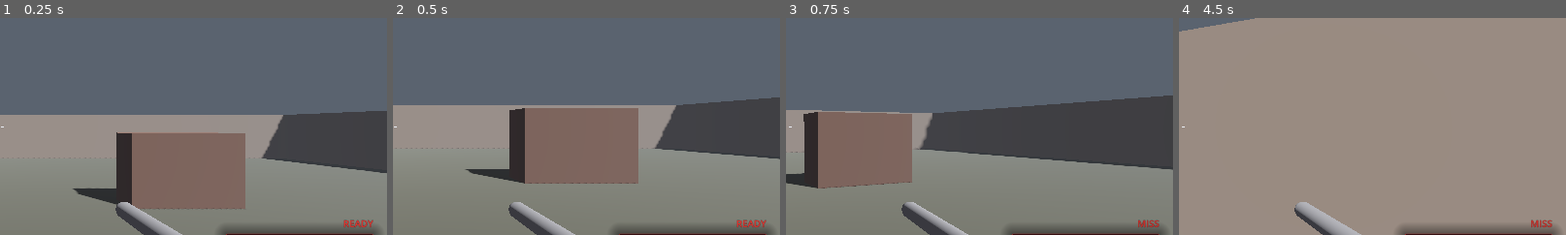
Above: before the commit, frames 1-4 (left to right).
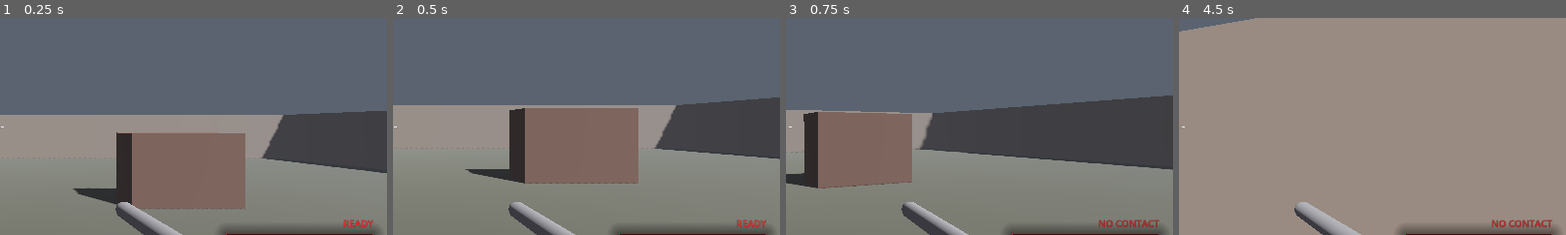
Above: after the commit, the same moments.

Repository: KernPhilipp/Dead-Zones
Game: Godot game, scene res://scenes/main.tscn
Same seed, same stepped clock (60 frames per second), same inputs: the game is played once before the commit and once after it.
Inputs (mouse positions are % of the whole screen's width and height, from its top left):
- Up to frame 1 (0.25 s): no input
- Up to frame 2 (0.5 s): no input
- Up to frame 3 (0.75 s): tap Enter at 0.5 s; move the mouse to (55, 50) at 0.52 s; hold W (move_forward) from 0.53 s (still down); click (55, 50) at 0.6 s
- Up to frame 4 (4.5 s): keep holding W (move_forward); tap Space (jump) at 0.77, 1.52, 3.02, 3.77 s; move the mouse to (45, 50) at 1.27 s; tap Mouse wheel down (weapon_next) at 1.35 s; move the mouse to (52, 48) at 2.02 s; tap Mouse wheel up (weapon_prev) at 2.1 s; move the mouse to (49, 52) at 2.77 s; tap 1 (weapon_slot_1) at 2.85 s; move the mouse to (57, 51) at 3.52 s; tap 2 (weapon_slot_2) at 3.6 s; tap R (reload) at 4.15 s; move the mouse to (42, 49) at 4.27 s; click (42, 49) at 4.35 s
The pictures show only the part of the screen within x 50-100%, y 25-75%; the shares and areas given below are measured in that part.

Frames 1-2 are identical in both runs. In frame 3, 0.3% of the frame differs, in the area x 80-97%, y 92-97%; in frame 4, 0.3%.

Commit message:
Tighten combat HUD messaging

Diff:
--- a/scripts/hud.gd
+++ b/scripts/hud.gd
@@ -75,6 +75,7 @@
 var low_health_panel_pulse: float = 0.0
 var last_wave_number: int = 0
 var wave_clear_announced: bool = false
+var reload_was_active: bool = false
 var tracked_total_eliminations: int = 0
 var tracked_wave_index: int = 0
 var tracked_wave_total: int = 0
@@ -273,32 +274,36 @@
 		ammo_label.modulate = Color(1.0, 0.28, 0.22, 1.0)
 		reserve_label.modulate = Color(0.98, 0.52, 0.42, 0.96)
 		ammo_state_label.modulate = Color(1.0, 0.28, 0.22, 1.0)
+		ammo_state_label.text = "MAG EMPTY"
 		_start_ammo_warning()
 	elif ammo_ratio <= 0.2:
-		current_ammo_state = "EMPTY" if current <= 0 else "LOW AMMO"
+		current_ammo_state = "LOW AMMO"
 		ammo_label.modulate = Color(1.0, 0.34, 0.28, 1.0)
 		reserve_label.modulate = Color(1.0, 0.54, 0.46, 0.96)
 		ammo_state_label.modulate = Color(1.0, 0.34, 0.28, 1.0)
+		ammo_state_label.text = "LOW AMMO"
 		_start_ammo_warning()
 	elif ammo_ratio <= 0.4:
 		current_ammo_state = "CHECK MAG"
 		ammo_label.modulate = Color(1.0, 0.82, 0.35, 1.0)
 		reserve_label.modulate = Color(0.98, 0.82, 0.38, 0.96)
 		ammo_state_label.modulate = Color(1.0, 0.82, 0.35, 0.96)
+		ammo_state_label.text = "CHECK MAG"
 		_stop_ammo_warning()
 	else:
 		current_ammo_state = "READY"
 		ammo_label.modulate = Color(1.0, 1.0, 1.0, 1.0)
 		reserve_label.modulate = Color(0.82, 0.86, 0.92, 0.9)
 		ammo_state_label.modulate = Color(0.82, 0.86, 0.92, 0.9)
+		ammo_state_label.text = "READY"
 		_stop_ammo_warning()
-	ammo_state_label.text = current_ammo_state
 
 func update_reload(active: bool, progress: float):
 	_ensure_nodes()
 	reload_panel.visible = active
 	reload_bar.value = progress * 100.0
 	if active:
+		reload_was_active = true
 		ammo_state_label.text = "RELOADING %02d%%" % int(round(progress * 100.0))
 		ammo_state_label.modulate = Color(1.0, 0.8, 0.35, 1.0)
 		ammo_label.modulate = Color(1.0, 0.92, 0.66, 1.0)
@@ -306,6 +311,10 @@
 		_stop_ammo_warning()
 	else:
 		ammo_state_label.text = current_ammo_state
+		if reload_was_active:
+			reload_was_active = false
+			show_status("RELOAD COMPLETE", Color(0.46, 1.0, 0.56, 1.0), 0.3)
+			show_combat_text("RELOADED", Color(0.76, 1.0, 0.82, 1.0))
 
 func update_wave(wave: int, living_zombies: int, remaining_to_spawn: int):
 	_ensure_nodes()
@@ -373,7 +382,8 @@
 	hit_marker_tween.tween_property(crosshair_root, "scale", Vector2(1.0, 1.0), 0.1)
 	hit_marker_tween.parallel().tween_property(crosshair_root, "modulate", Color(1, 1, 1, 1), 0.14)
 	_show_kill_confirm()
-	show_status("KILL CONFIRMED", Color(0.95, 0.16, 0.12, 1.0), 0.3)
+	show_status("KILL CONFIRMED", Color(1.0, 0.18, 0.12, 1.0), 0.36)
+	show_combat_text("ELIMINATION", Color(1.0, 0.22, 0.16, 1.0))
 
 func show_shot_feedback(hit: bool):
 	_ensure_nodes()
@@ -395,18 +405,19 @@
 		hit_marker_tween.parallel().tween_property(crosshair_root, "modulate", Color(1, 1, 1, 1), 0.16)
 		hit_marker_tween.tween_property(hit_marker, "modulate:a", 0.0, 0.14)
 		hit_marker_tween.tween_callback(func(): hit_marker.visible = false)
-		show_status("HIT", Color(1, 0.35, 0.35, 1), 0.2)
+		show_status("TARGET HIT", Color(1, 0.35, 0.35, 1), 0.18)
 	else:
 		crosshair_root.scale = Vector2(1.0, 1.0)
 		crosshair_root.modulate = Color(1, 1, 1, 1)
 		hit_marker_tween = create_tween()
 		hit_marker_tween.tween_property(crosshair_root, "scale", Vector2(1.08, 1.08), 0.05)
 		hit_marker_tween.tween_property(crosshair_root, "scale", Vector2(1.0, 1.0), 0.08)
-		show_status("MISS", Color(0.9, 0.9, 0.9, 1), 0.15)
+		show_status("NO CONTACT", Color(0.82, 0.84, 0.88, 1), 0.14)
 
 func show_damage_feedback(amount: int, direction: Vector2):
 	_ensure_nodes()
-	show_status("DAMAGE -" + str(amount), Color(1, 0.25, 0.25, 1), 0.35)
+	show_status("TAKING FIRE -" + str(amount), Color(1, 0.25, 0.25, 1), 0.38)
+	show_combat_text("INCOMING", Color(1.0, 0.24, 0.22, 1.0))
 	if damage_flash_tween:
 		damage_flash_tween.kill()
 	damage_flash.modulate = Color(1, 0.15, 0.15, 0.38)
@@ -578,20 +589,21 @@
 		weapon_muzzle.color = Color(0.92, 0.12, 0.08, 1.0)
 
 func _show_combat_label(label: Label, message: String, color: Color, primary: bool):
+	var style: Dictionary = _get_combat_text_style(message, color)
 	label.position = Vector2.ZERO
 	label.text = message
-	label.modulate = color
+	label.modulate = style["color"]
 	label.modulate.a = 0.0
-	label.scale = Vector2(0.86, 0.86)
+	label.scale = style["start_scale"]
 	var tween: Tween = combat_primary_tween if primary else combat_secondary_tween
 	if tween:
 		tween.kill()
 	tween = create_tween()
-	tween.tween_property(label, "modulate:a", 1.0, 0.08)
-	tween.parallel().tween_property(label, "scale", Vector2(1.0, 1.0), 0.1)
-	tween.tween_interval(0.55)
-	tween.tween_property(label, "modulate:a", 0.0, 0.22)
-	tween.parallel().tween_property(label, "position:y", -12.0, 0.22)
+	tween.tween_property(label, "modulate:a", 1.0, float(style["fade_in"]))
+	tween.parallel().tween_property(label, "scale", style["end_scale"], float(style["settle_time"]))
+	tween.tween_interval(float(style["hold_time"]))
+	tween.tween_property(label, "modulate:a", 0.0, float(style["fade_out"]))
+	tween.parallel().tween_property(label, "position:y", float(style["rise_offset"]), float(style["fade_out"]))
 	tween.tween_callback(func():
 		label.text = ""
 		label.position = Vector2.ZERO
@@ -623,21 +635,63 @@
 		kill_confirm_label.offset_bottom = 34.0
 	)
 
+func _get_combat_text_style(message: String, base_color: Color) -> Dictionary:
+	var upper_message: String = message.to_upper()
+	var style: Dictionary = {
+		"color": base_color,
+		"start_scale": Vector2(0.86, 0.86),
+		"end_scale": Vector2(1.0, 1.0),
+		"fade_in": 0.08,
+		"settle_time": 0.1,
+		"hold_time": 0.55,
+		"fade_out": 0.22,
+		"rise_offset": -12.0
+	}
+
+	if upper_message.contains("HEADSHOT"):
+		style["color"] = Color(1.0, 0.72, 0.3, 1.0)
+		style["start_scale"] = Vector2(0.94, 0.94)
+		style["end_scale"] = Vector2(1.08, 1.08)
+		style["hold_time"] = 0.62
+		style["rise_offset"] = -18.0
+	elif upper_message.contains("ELIMINATION") or upper_message.contains("DOUBLE KILL") or upper_message.contains("TRIPLE KILL") or upper_message.contains("MULTI KILL"):
+		style["color"] = Color(1.0, 0.22, 0.16, 1.0)
+		style["start_scale"] = Vector2(0.96, 0.96)
+		style["end_scale"] = Vector2(1.12, 1.12)
+		style["hold_time"] = 0.66
+		style["rise_offset"] = -16.0
+	elif upper_message.contains("RELOADED") or upper_message.contains("WAVE CLEAR"):
+		style["color"] = Color(0.82, 1.0, 0.86, 1.0) if upper_message.contains("RELOADED") else Color(1.0, 0.3, 0.24, 1.0)
+		style["start_scale"] = Vector2(0.9, 0.9)
+		style["end_scale"] = Vector2(1.04, 1.04)
+		style["hold_time"] = 0.58
+	elif upper_message.contains("INCOMING"):
+		style["color"] = Color(1.0, 0.26, 0.24, 1.0)
+		style["start_scale"] = Vector2(0.92, 0.92)
+		style["end_scale"] = Vector2(1.04, 1.04)
+		style["hold_time"] = 0.4
+		style["fade_out"] = 0.18
+
+	return style
+
 func _start_ammo_warning():
 	if ammo_warning_tween and ammo_warning_tween.is_running():
 		return
 	ammo_warning_tween = create_tween()
 	ammo_warning_tween.set_loops()
-	ammo_warning_tween.tween_property(ammo_label, "scale", Vector2(1.08, 1.08), 0.16)
-	ammo_warning_tween.parallel().tween_property(ammo_state_label, "modulate:a", 0.55, 0.16)
+	ammo_warning_tween.tween_property(ammo_label, "scale", Vector2(1.1, 1.1), 0.14)
+	ammo_warning_tween.parallel().tween_property(ammo_state_label, "modulate:a", 0.45, 0.14)
+	ammo_warning_tween.parallel().tween_property(ammo_state_label, "scale", Vector2(1.06, 1.06), 0.14)
 	ammo_warning_tween.tween_property(ammo_label, "scale", Vector2(1.0, 1.0), 0.16)
 	ammo_warning_tween.parallel().tween_property(ammo_state_label, "modulate:a", 1.0, 0.16)
+	ammo_warning_tween.parallel().tween_property(ammo_state_label, "scale", Vector2(1.0, 1.0), 0.16)
 
 func _stop_ammo_warning():
 	if ammo_warning_tween:
 		ammo_warning_tween.kill()
 	ammo_label.scale = Vector2(1.0, 1.0)
 	ammo_state_label.modulate.a = 1.0
+	ammo_state_label.scale = Vector2(1.0, 1.0)
 
 func _resolve_game_over_stats(stats: Dictionary) -> Dictionary:
 	var resolved: Dictionary = stats.duplicate(true)
